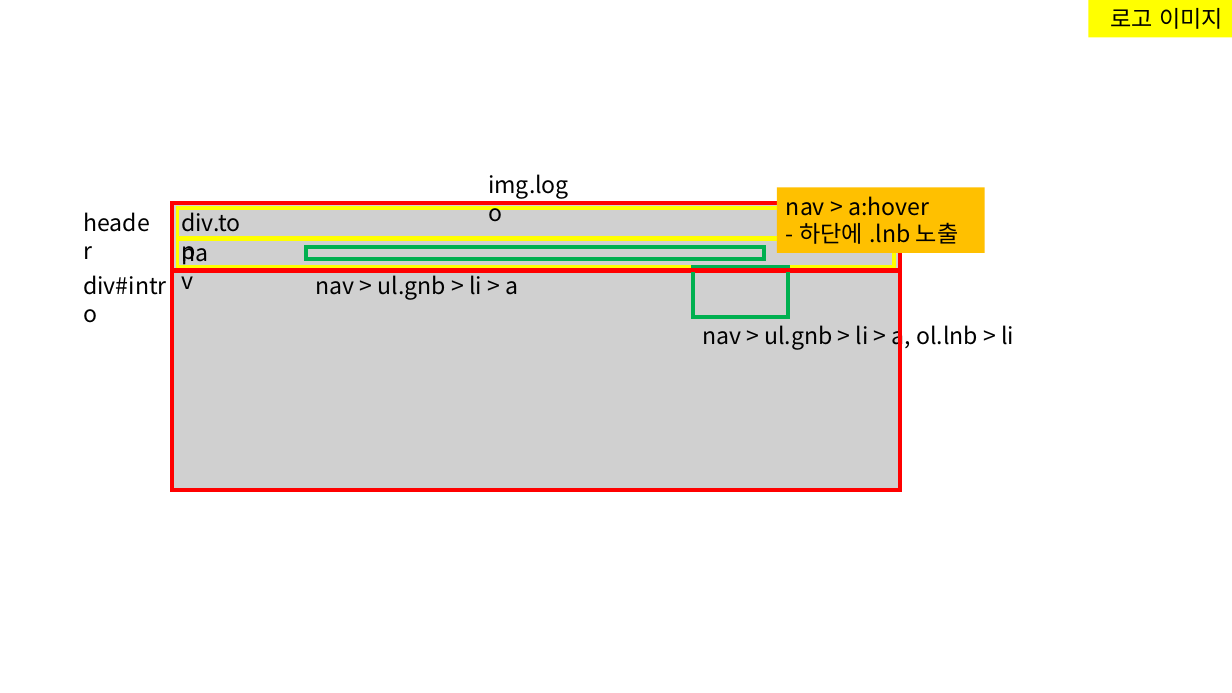
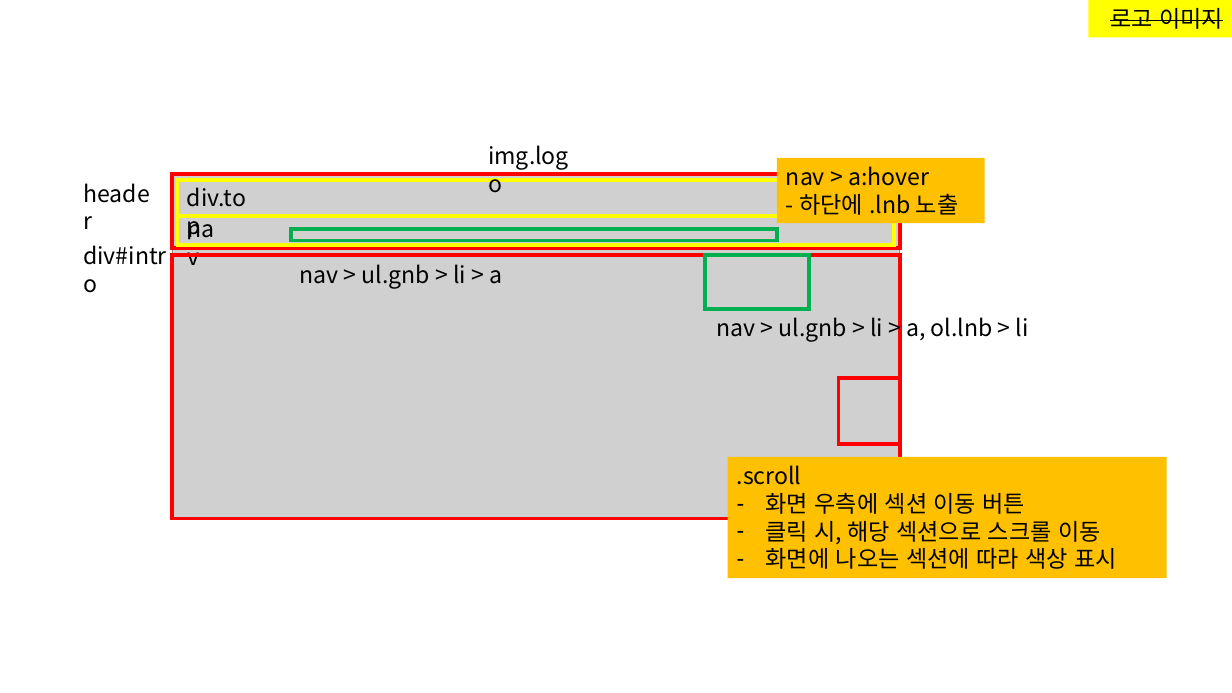
Before and after one commit to kim-yeny/project-lawfirm, a slide deck: slide 2 of [참고] lawfirm/(노트) lawfirm.pptx. Drawn at 1232x693 pixels with LibreOffice and Linux fonts; fonts in the diff are those of the drawing; grey boxes stand for pictures. Boxes give left, top, right and bottom in pixels: in the first picture for what was removed or moved away, otherwise in the second. Text is boxed around its words. In the diff, an @@ line names an element or a change of style, - is before the commit and + after.

```diff
--- a/[참고] lawfirm/(노트) lawfirm.pptx
+++ b/[참고] lawfirm/(노트) lawfirm.pptx
@@ rectangle "로고 이미지" at (1089, 0, 1232, 37): strikethrough on @@
@@ rectangle: place and size @@
-rectangle at (172, 203, 899, 272)
+rectangle at (172, 175, 899, 249)
@@ picture: place and size @@
-picture at (172, 203, 899, 490)
+picture at (172, 175, 899, 519)
@@ text "div.top" rewrapped from (181, 208, 240, 237) to (187, 187, 246, 207) @@
@@ text "nav > ul.gnb > li ..." rewrapped from (378, 202, 1014, 345) to (362, 172, 1029, 337) @@
@@ rectangle: place and size @@
-rectangle at (177, 208, 895, 238)
+rectangle at (177, 180, 895, 216)
@@ 3 texts, 1 rectangle: place and size @@
-3 texts, 1 rectangle at (74, 174, 985, 295)
+3 texts, 1 rectangle at (74, 145, 985, 265)
@@ rectangle: place and size @@
-rectangle at (177, 239, 895, 267)
+rectangle at (177, 216, 895, 245)
@@ text "nav" rewrapped from (315, 271, 354, 295) to (300, 270, 339, 284) @@
@@ rectangle: place and size @@
-rectangle at (307, 248, 764, 260)
+rectangle at (291, 228, 777, 240)
@@ rectangle: place and size @@
-rectangle at (172, 270, 899, 490)
+rectangle at (172, 255, 899, 519)
@@ text "nav > ul.gnb > li ..." rewrapped from (702, 321, 911, 350) to (716, 317, 925, 342) @@
@@ rectangle: place and size @@
-rectangle at (693, 267, 787, 317)
+rectangle at (705, 255, 810, 310)
@@ rectangle added at (838, 378, 899, 444), outline #FF0000 3 pt @@
@@ rectangle added at (728, 457, 1167, 579), fill #FFC000, 18 pt, text #000000 @@
+.scroll
+– 화면 우측에 섹션 이동 버튼
+– 클릭 시, 해당 섹션으로 스크롤 이동
+– 화면에 나오는 섹션에 따라 색상 표시
```
Also in this commit, not shown: 4 other slides changed, 2 slides added, 12 other files.
